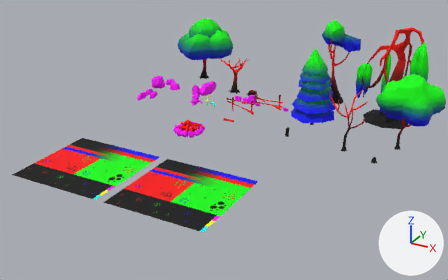
Renders of the FBX model Ludum_Dare_46/Assets/Arts/3D/Models/Assets_Nature.FBX from each side of a commit.
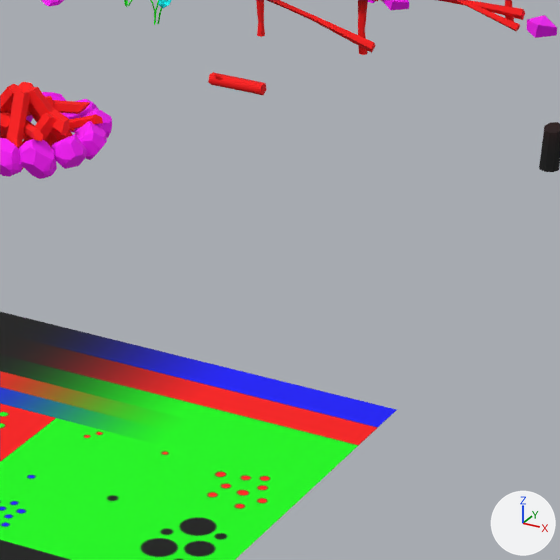
Each version appears first from a 50 mm lens placed at (37.52, -56.45, 23.82), pointed at (13.62, -12.99, 2.09), and next in a close-up on the part from 41% to 64% of the width and 37% to 75% of the height. Arrows for +X, +Y and +Z are at lower right; the lights stay in place. Where no turn or scale is listed for an object, it has been applied to the vertices.

Objects in the first close-up: 'Barriere_01', 'Barriere_02', 'Buche', 'Feu de camp', 'Sol_Low', 'Tree_03_Souche'.
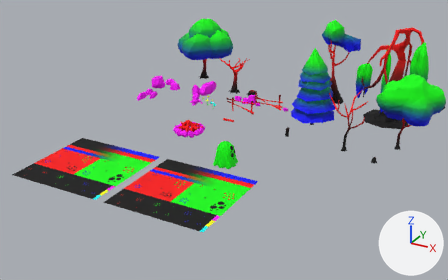
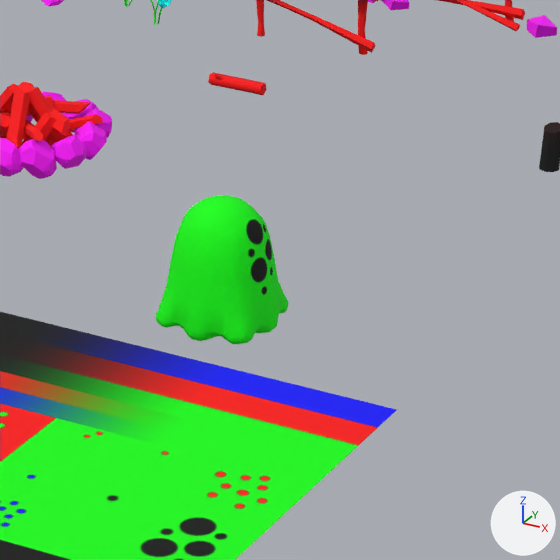
Location of each change, (x1, y1, x2, y2) in pixels of the close-ups (560 x 560 px):
'Fantome', added (green): after (156, 195, 288, 344)

The edits, one by one:
Material 'Mask.001' (mat_mask_001) is new.
Its texture is img_mask_png (with its transparency).
Its roughness is 0.859.
Mesh me_mesh_026 is new.
It has 701 vertices, 701 faces and spans x -0.98..0.98, y -0.96..0.97, z -0.08..2.12.
It uses material mat_mask_001 (picture img_mask_png).
Object 'Fantome' (ob_fantome) is new; it shows me_mesh_026.
Its location is (13.97, -13.33, 0.0).
